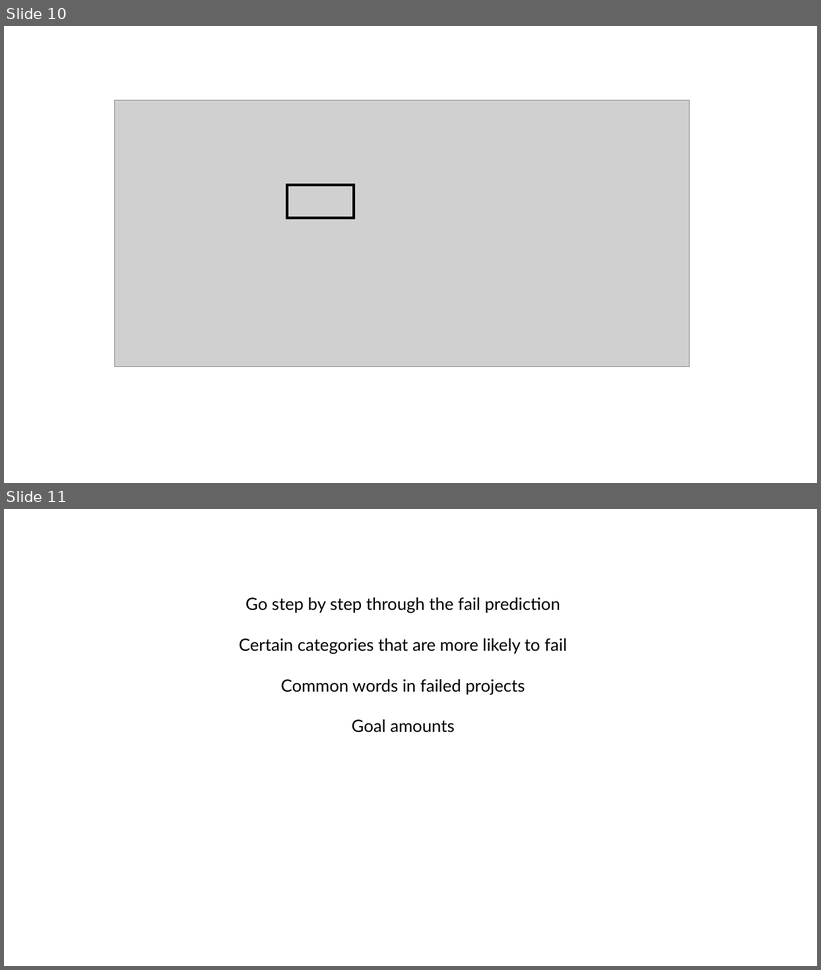
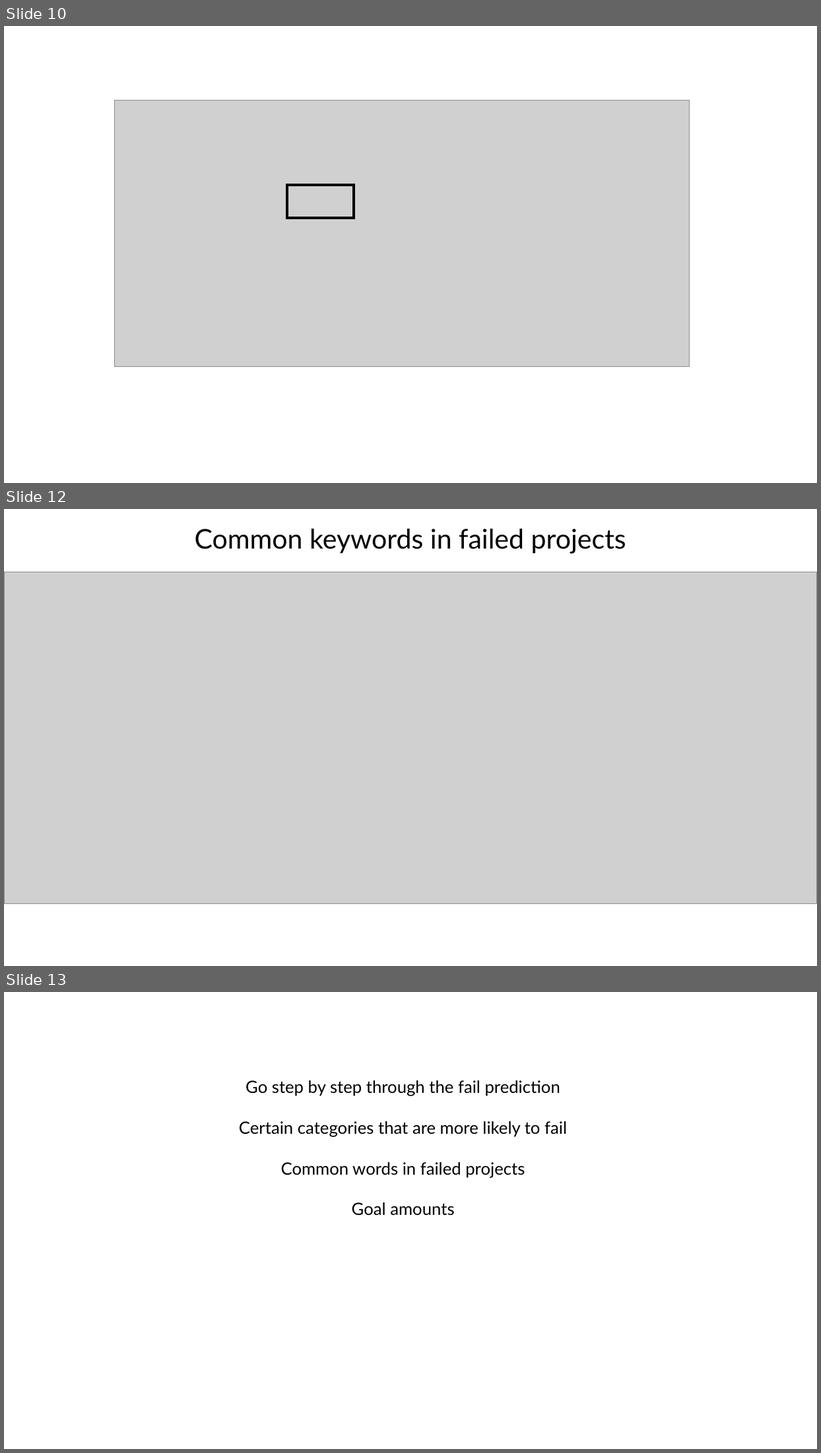
Before and after one commit to nicolerichter1989/kickstarter, a slide deck: kickstarter_presentation.pptx. Shown one above the other, each under a label of ours: slides 10 and 11 before the commit, slides 10, 12 and 13 after it; the slides between them are not shown. The pictures are 821x970 and 821x1453 pixels, drawn with LibreOffice and Linux fonts; fonts in the diff are those of the drawing; grey boxes stand for pictures. Boxes give left, top, right and bottom in pixels: in the first picture for what was removed or moved away, otherwise in the second. Text is boxed around its words. In the diff, an @@ line names an element or a change of style, - is before the commit and + after.

```diff
--- a/kickstarter_presentation.pptx
+++ b/kickstarter_presentation.pptx
@@ slide 12 added at (x1=4, y1=509, x2=817, y2=966), background #FFFFFF @@
@@ text added at (x1=195, y1=528, x2=626, y2=554), 32 pt, text #000000 @@
+Common keywords in failed projects
@@ picture added at (x1=4, y1=572, x2=817, y2=904) @@
@@ what was slide 11 is now slide 13 @@
```
Also in this commit, not shown: 2 slides changed, 1 other slide added, 2 slides removed, 2 other files.
